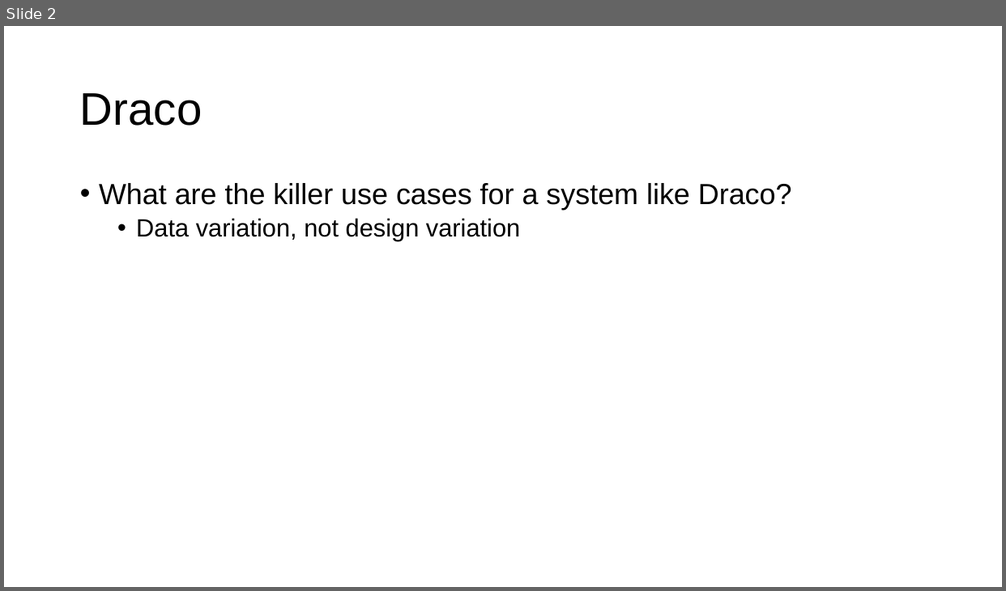
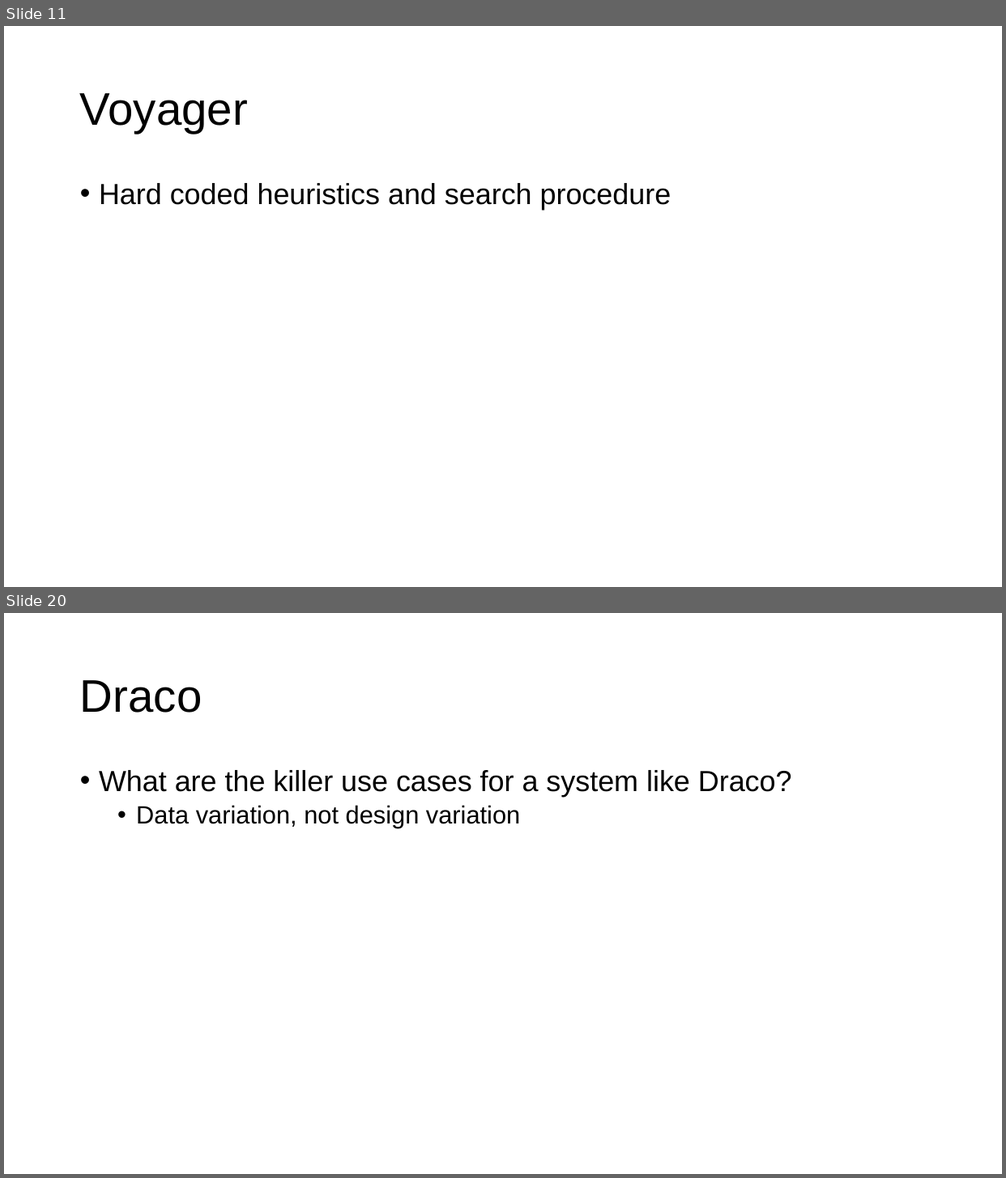
Before and after one commit to columbiaviz/columbiaviz.github.io, a slide deck: 2020s_w6998/lecs/04_rec.pptx. Shown one above the other, each under a label of ours: slide 2 before the commit, slides 11 and 20 after it; the slides between them are not shown. The pictures are 1006x591 and 1006x1178 pixels, drawn with LibreOffice and Linux fonts; fonts in the diff are those of the drawing. Boxes give left, top, right and bottom in pixels: in the first picture for what was removed or moved away, otherwise in the second. Text is boxed around its words. In the diff, an @@ line names an element or a change of style, - is before the commit and + after.

```diff
--- a/2020s_w6998/lecs/04_rec.pptx
+++ b/2020s_w6998/lecs/04_rec.pptx
@@ slide 11 added at bbox=[4, 26, 1002, 587], background #FFFFFF @@
@@ title added at bbox=[80, 93, 248, 133], 44 pt, text #000000 @@
+Voyager
@@ text added at bbox=[99, 183, 671, 210], 28 pt, text #000000 @@
+• Hard coded heuristics and search procedure
@@ what was slide 2 is now slide 20 @@
```
Also in this commit, not shown: 2 slides changed, 18 other slides added.
